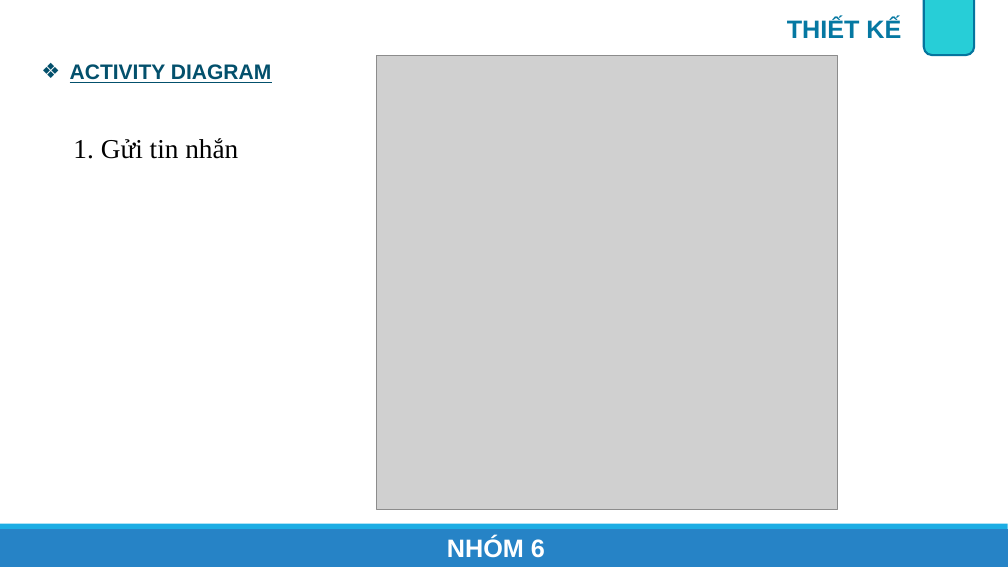
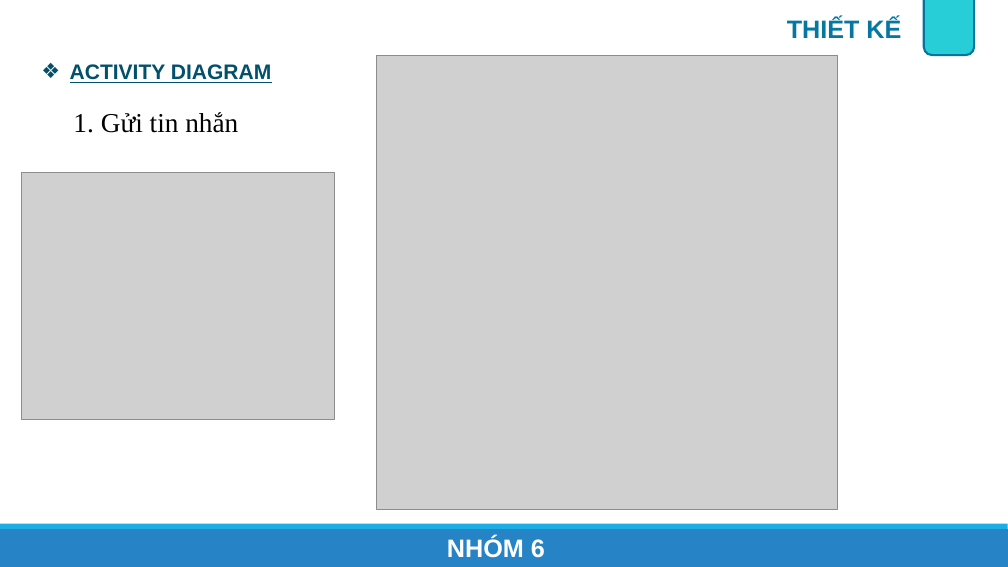
Before and after one commit to onebabyq/ung-dung-quan-li-tin-nhan-congnghemoi, a slide deck: slide 11 of Slide_BaoCao/AppChat_Nhom6.pptx (slide 14 before the commit). Drawn at 1008x567 pixels with LibreOffice and Linux fonts; fonts in the diff are those of the drawing; grey boxes stand for pictures. Boxes give left, top, right and bottom in pixels: in the first picture for what was removed or moved away, otherwise in the second. Text is boxed around its words. In the diff, an @@ line names an element or a change of style, - is before the commit and + after.

```diff
--- a/Slide_BaoCao/AppChat_Nhom6.pptx
+++ b/Slide_BaoCao/AppChat_Nhom6.pptx
@@ text "1. Gửi tin nhắn": place and size @@
-text "1. Gửi tin nhắn" at box(73, 138, 238, 159)
+text "1. Gửi tin nhắn" at box(73, 112, 238, 133)
@@ picture added at box(21, 173, 335, 420) @@
```
Also in this commit, not shown: 7 other slides changed, 2 slides added, 3 slides removed.
